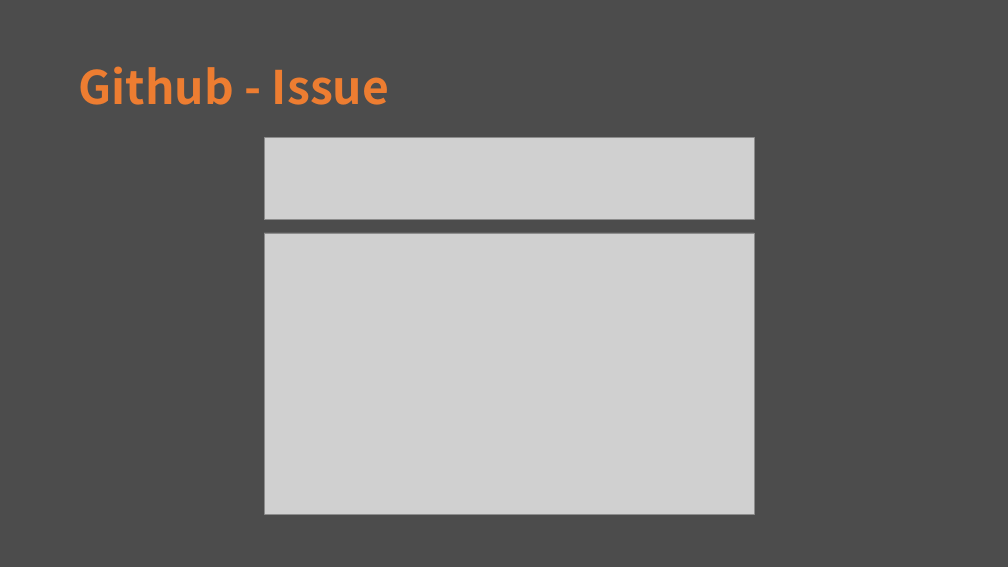
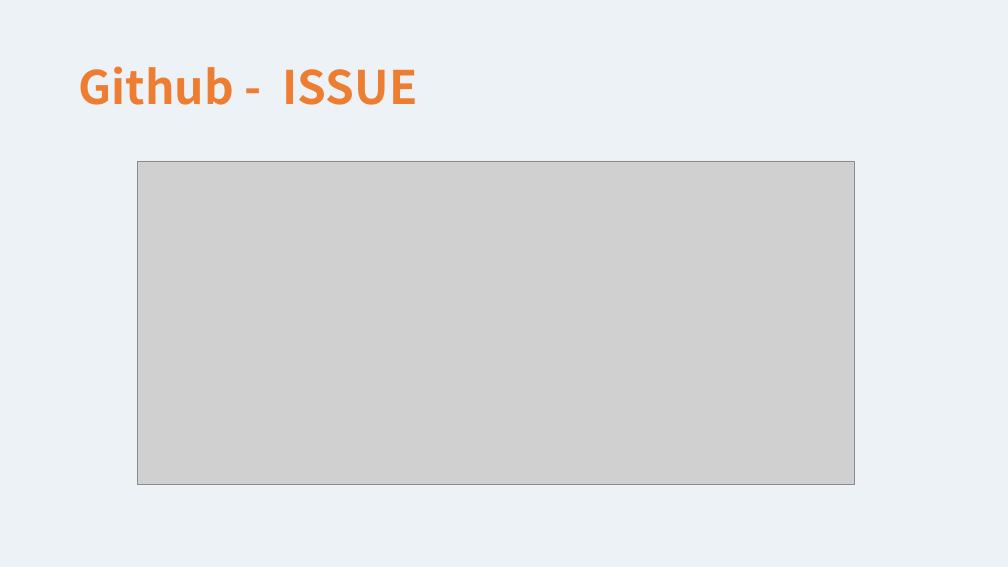
Before and after one commit to hbseo/desktop_calculator, a slide deck: slide 13 of The Others/Final.pptx (slide 7 before the commit). Drawn at 1008x567 pixels with LibreOffice and Linux fonts; fonts in the diff are those of the drawing; grey boxes stand for pictures. Boxes give left, top, right and bottom in pixels: in the first picture for what was removed or moved away, otherwise in the second. Text is boxed around its words. In the diff, an @@ line names an element or a change of style, - is before the commit and + after.

```diff
--- a/The Others/Final.pptx
+++ b/The Others/Final.pptx
@@ background #4C4C4C to #EDF2F7 @@
@@ text at (79, 66, 417, 105): text changed @@
-Github - Issue
+Github - ISSUE
@@ picture removed at (264, 138, 754, 220) @@
@@ picture: place and size @@
-picture at (264, 233, 754, 514)
+picture at (137, 161, 854, 485)
```
Also in this commit, not shown: 8 other slides changed, 10 slides added, 3 slides removed.
